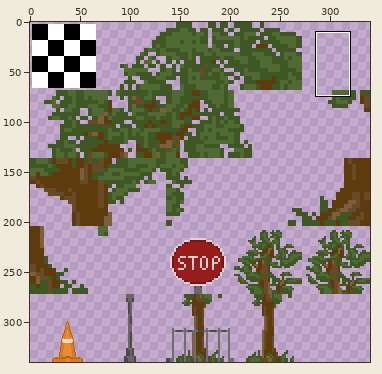
Edited in one commit: sprite sheet (tilesets/TS_Trees/output_tileset.png). The picture above shows the old version from afar; the outline marks the close-up.
Close-up. As it was:
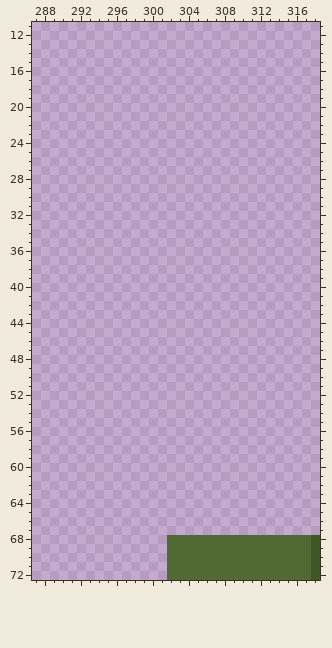
The file is 340x340 pixels. Colours within 5 levels of each other are drawn and written as one. Shown: x 287..318, y 11..72.
The same view after the edit:
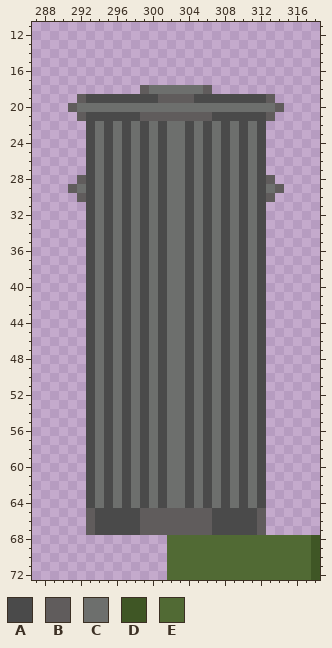
Palette (. is transparent): A #4a4a4a  B #605c5c  C #6d6f6d  D #3f5625  E #516a34
Change:
Colour A now appears in row 19 at x 293 to 300 and 305 to 312; in row 21 at x 293 to 298 and 307 to 312; in rows 22 to 64 at x 293, 295, 297, 299, 301, 304, 306, 308, 310 and 312; in rows 65 to 67 at x 294 to 298 and 307 to 311.
Colour B now appears in row 18 at x 299 and 306; in row 19 at x 292, 301 to 304 and 313; in row 20 at x 291 and 314; in row 21 at x 292, 299 to 306 and 313; in row 28 at x 292 and 313; in row 29 at x 291 and 314.
Colour B now appears in row 30 at x 292 and 313; in rows 65 to 67 at x 293, 299 to 306 and 312.
Colour C now appears in row 18 at x 300 to 305; in row 20 at x 292 to 313; in rows 22 to 28 at x 294, 296, 298, 300, 302 to 303, 305, 307, 309 and 311; in row 29 at x 292, 294, 296, 298, 300, 302 to 303, 305, 307, 309, 311 and 313; in rows 30 to 64 at x 294, 296, 298, 300, 302 to 303, 305, 307, 309 and 311.
Pixel boxes of the changes (left, top, right, bottom) in both close-ups:
added: (68, 85, 284, 535)
